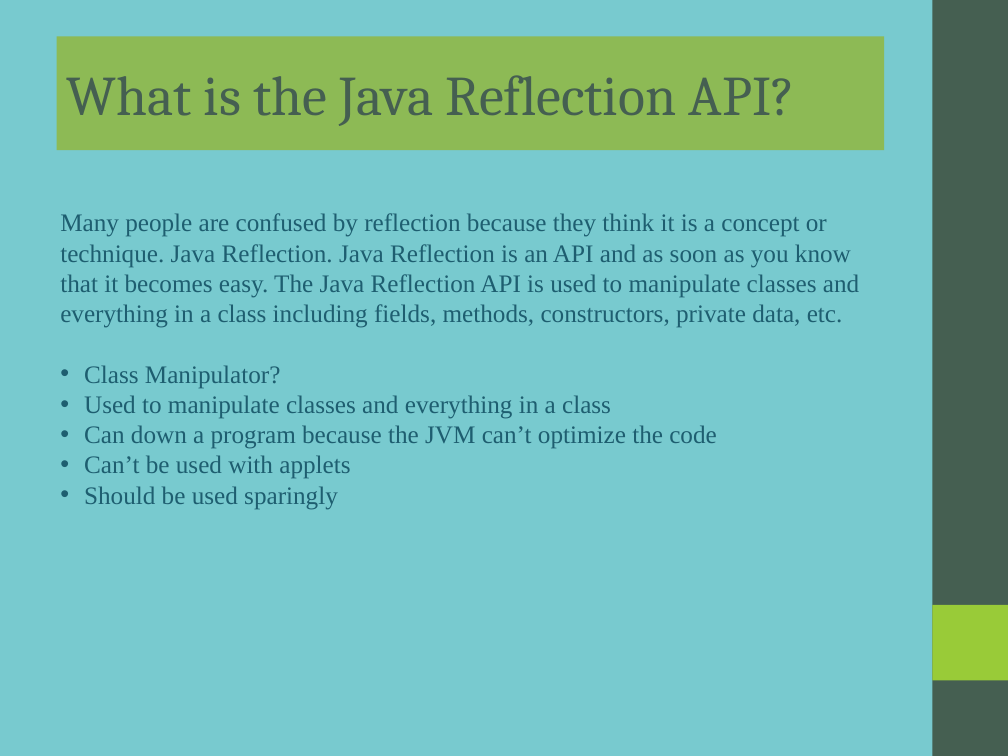
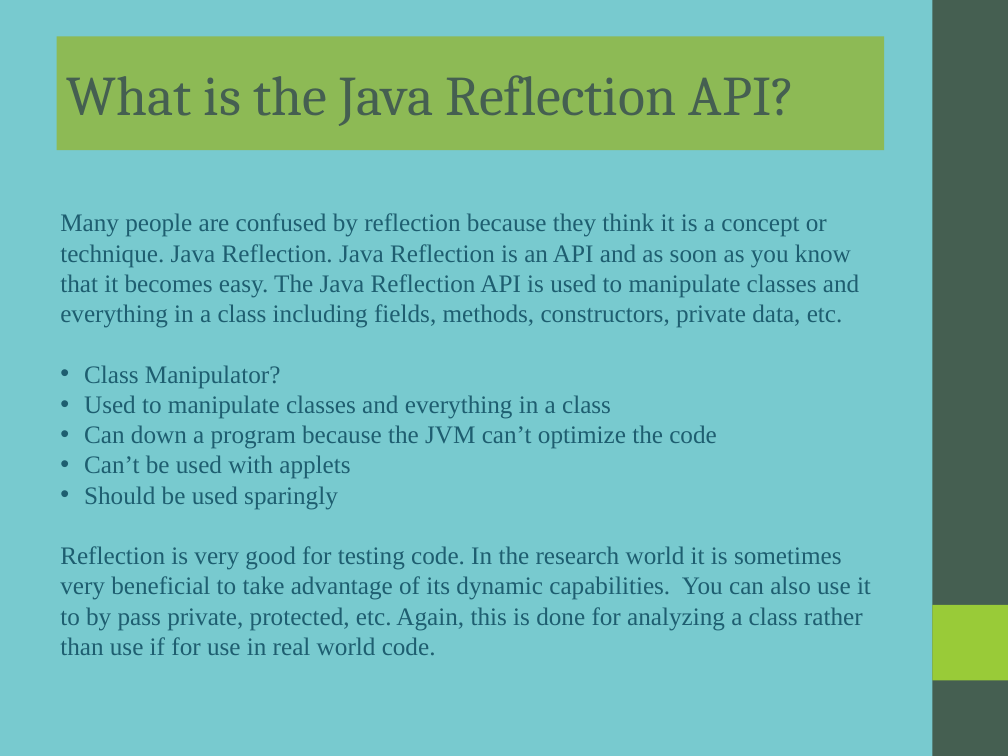
Before and after one commit to rzuniga64/java, a slide deck: slide 1 of design_patterns/src/reflection_api/docs/reflection.ppt. Drawn at 1008x756 pixels with LibreOffice and Linux fonts; fonts in the diff are those of the drawing. Boxes give left, top, right and bottom in pixels: in the first picture for what was removed or moved away, otherwise in the second. Text is boxed around its words. In the diff, an @@ line names an element or a change of style, - is before the commit and + after.

Commit message:
Add reflection api  files

```diff
--- a/design_patterns/src/reflection_api/docs/reflection.ppt
+++ b/design_patterns/src/reflection_api/docs/reflection.ppt
@@ text at bbox=[60, 546, 871, 655]: paragraph added @@
+Reflection is very good for testing code. In the research world it is sometimes very beneficial to take advantage of its dynamic capabilities. You can also use it to by pass private, protected, etc. Again, this is done for analyzing a class rather than use if for use in real world code.
```
